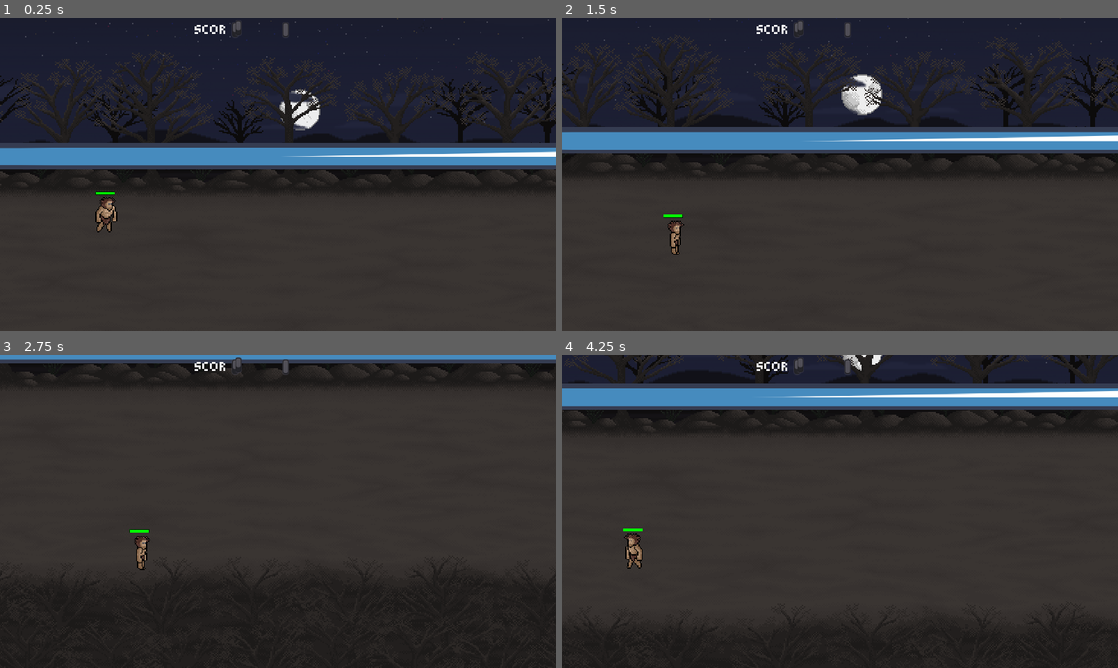
Above: before the commit, frames 1-4 (two rows, left to right).
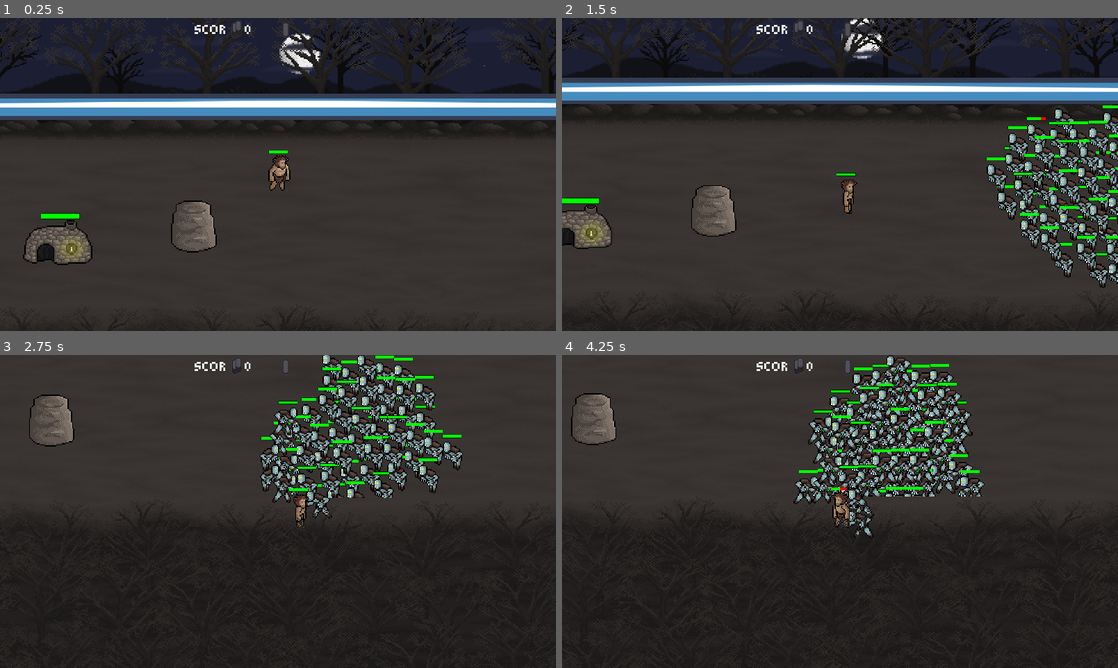
Above: after the commit, the same moments.

Repository: DigitalDenizen/FearAndLight
Game: Godot game, scene res://Main_World.tscn
Same seed, same stepped clock (60 frames per second), same inputs: the game is played once before the commit and once after it. Before the commit the project starts from res://AnimatedTileset/Layered_background.tscn. The engine's default icon, where the game draws it, is replaced by a stand-in: a white triangle on a blue panel in a dark square.
Inputs (mouse positions are in pixels of both pictures, inside the frame that each line leads up to):
- Up to frame 1 (0.25 s): no input
- Up to frame 2 (1.5 s): move the mouse to (962, 158) at 0.52 s; hold D (move_right) 0.53-1.28 s; click (962, 158) at 0.67 s; move the mouse to (728, 190) at 1.27 s; hold S (move_down) from 1.28 s (still down)
- Up to frame 3 (2.75 s): move the mouse to (333, 442) at 2.02 s; release S (move_down) at 2.03 s; hold D (move_right) from 2.03 s (still down)
- Up to frame 4 (4.25 s): move the mouse to (812, 574) at 2.77 s; release D (move_right) at 2.78 s; hold W (move_up) 2.78-3.53 s; click (812, 574) at 2.92 s; move the mouse to (1006, 558) at 3.52 s; hold A (move_left) from 3.53 s (still down)

The runs differ from the first frame. In frame 1, 31% of the frame differs, in the area x 0-100%, y 0-100%; in frame 2, 36%; in frame 3, 19%; in frame 4, 35%.
Error before the commit: Parse Error: The identifier "Score" isn't declared in the current scope. (res://UI/ScoreBoard.gd:4)

Commit message:
Smoke shader and Top barrier
Fixed Smoke shader. Moved top barrier in main world

Diff:
--- a/Main_World.tscn
+++ b/Main_World.tscn
@@ -45,4 +45,4 @@
 [node name="Ice_Wall_main" parent="." instance=ExtResource( 10 )]
 
 [node name="Barrier_top" parent="." instance=ExtResource( 11 )]
-visible = false
+position = Vector2( -2920.1, 160.544 )
--- a/scenes/Procedural_Fire.tscn
+++ b/effects/effects/Procedural_Fire.tscn
@@ -1,6 +1,6 @@
 [gd_scene load_steps=4 format=2]
 
-[ext_resource path="res://scenes/procedural_fire.shader" type="Shader" id=1]
+[ext_resource path="res://effects/effects/procedural_fire.shader" type="Shader" id=1]
 [ext_resource path="res://icon.png" type="Texture" id=2]
 
 [sub_resource type="ShaderMaterial" id=1]
@@ -14,9 +14,9 @@
 shader_param/center = Vector2( 0.5, 0.8 )
 shader_param/OCTAVES = 4
 
-[node name="Node2D" type="Node2D"]
+[node name="Fire" type="Node2D"]
 
-[node name="icon" type="Sprite" parent="."]
+[node name="Fire" type="Sprite" parent="."]
 material = SubResource( 1 )
 position = Vector2( 160.374, 170.026 )
 texture = ExtResource( 2 )
--- a/scenes/Procedural_Smoke.tscn
+++ b/effects/effects/Procedural_Smoke.tscn
@@ -1,6 +1,6 @@
 [gd_scene load_steps=4 format=2]
 
-[ext_resource path="res://scenes/procedural_smoke.shader" type="Shader" id=1]
+[ext_resource path="res://effects/effects/procedural_smoke.shader" type="Shader" id=1]
 [ext_resource path="res://icon.png" type="Texture" id=2]
 
 [sub_resource type="ShaderMaterial" id=1]
--- a/scenes/procedural_smoke.shader
+++ b/effects/effects/procedural_smoke.shader
@@ -50,9 +50,9 @@
 
 	//if statement stretches out portion of semi-circle that is above the center, else statement brings the bottom portion up, in order to create egg shape
 	if (coord.y < center.y){
-		diff.y /= 2.0;
+		diff.y /= 3.0;
 	} else {
-		diff.y *= 2.0;
+		diff.y *= 1.5;
 	}
 	float dist = sqrt(diff.x * diff.x + diff.y * diff.y) / radius;
 	float value = clamp(1.0 - dist, 0.0, 1.0);
--- a/project.godot
+++ b/project.godot
@@ -16,12 +16,13 @@
 [application]
 
 config/name="FearAndLight-2"
-run/main_scene="res://AnimatedTileset/Layered_background.tscn"
+run/main_scene="res://Main_World.tscn"
 config/icon="res://icon.png"
 
 [autoload]
 
 Movement_Logic="*res://Physics/Movement_Logic.gd"
+Score="*res://UI/Score.gd"
 
 [display]
 
@@ -55,6 +56,14 @@
  ]
 }
 
+[layer_names]
+
+2d_render/layer_1="fireball"
+2d_render/layer_2="player"
+2d_render/layer_3="enemies"
+2d_render/layer_4="item drops"
+2d_render/layer_5="walls"
+
 [rendering]
 
 environment/default_environment="res://default_env.tres"
Renamed: scenes/procedural_fire.shader -> effects/effects/procedural_fire.shader
